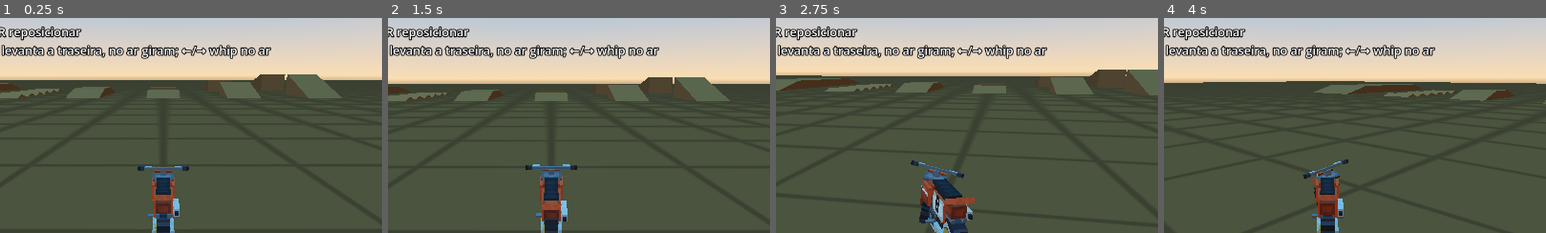
Above: before the commit, frames 1-4 (left to right).
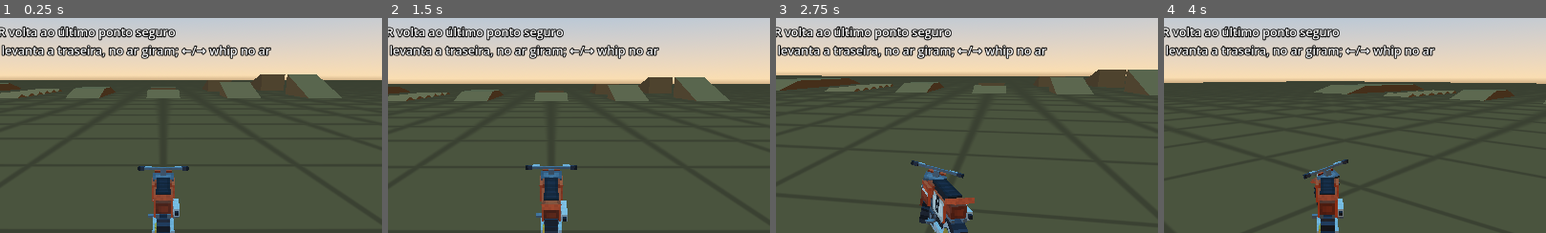
Above: after the commit, the same moments.

Repository: carvguilherme8/turinhos_circuit
Game: Godot game, scene res://scenes/tracks/playground.tscn
Two runs of this game, one before a commit and one after it. Both use one fixed random seed, a clock stepped at 60 frames per second and the inputs below.
Inputs:
- Up to frame 1 (0.25 s): no input
- Up to frame 2 (1.5 s): hold D (direita) 0.53-1.28 s; hold Space (freio_mao) 0.53-1.28 s; tap Enter at 1.25 s; hold Down (inclinar_tras) from 1.28 s (still down); tap W (acelerar) at 1.35 s
- Up to frame 3 (2.75 s): tap Space (freio_mao) at 1.55, 2.3 s; release Down (inclinar_tras) at 2.03 s; hold D (direita) from 2.03 s (still down); hold S (frear) from 2.03 s (still down)
- Up to frame 4 (4 s): release D (direita) at 2.78 s; release S (frear) at 2.78 s; hold Up (inclinar_frente) 2.78-3.53 s; tap Space (freio_mao) at 2.85 s; hold A (esquerda) from 3.53 s (still down); hold Space (freio_mao) from 3.53 s (still down)
The pictures show only the part of the screen within x 29-79%, y 18-68%; the shares and areas given below are measured in that part.

The runs differ from the first frame. In frame 1, 1.6% of the frame differs, in the area x 2-46%, y 3-11%; in frame 2, 1.6%; in frame 3, 1.6%; in frame 4, 1.6%.

Commit message:
feat: detecção de pouso, queda e reposicionamento
- Pouso avaliado pelo ângulo entre a moto e o chão onde ela tocou:
  até 15° perfeito (ganha velocidade), 15°-45° torto (perde velocidade), acima é queda
- Queda também quando a carenagem bate em algo com a moto muito tombada
- Na queda a moto fica solta por 1 s e volta ao último ponto seguro (R faz o mesmo)
- Assistente no ar: sem comando, o nariz acompanha a trajetória (air_pitch_assist)
- Aviso na tela (POUSO PERFEITO / Pouso torto / QUEDA) e tempo de ar no HUD
- ROADMAP: Marco 1 atualizado

Diff:
--- a/scenes/tracks/playground.tscn
+++ b/scenes/tracks/playground.tscn
@@ -1,9 +1,10 @@
-[gd_scene load_steps=13 format=3]
+[gd_scene load_steps=14 format=3]
 
 [ext_resource type="Script" path="res://scripts/tracks/ramp.gd" id="1_ramp"]
 [ext_resource type="PackedScene" path="res://scenes/bike/bike.tscn" id="2_bike"]
 [ext_resource type="Script" path="res://scripts/camera/chase_camera.gd" id="3_camera"]
 [ext_resource type="Script" path="res://scripts/ui/debug_hud.gd" id="4_hud"]
+[ext_resource type="Script" path="res://scripts/ui/landing_popup.gd" id="5_popup"]
 
 [sub_resource type="ProceduralSkyMaterial" id="SkyMat"]
 sky_top_color = Color(0.29, 0.56, 0.85, 1)
@@ -224,3 +225,14 @@
 theme_override_font_sizes/font_size = 20
 script = ExtResource("4_hud")
 bike = NodePath("../../Bike")
+
+[node name="LandingPopup" type="Label" parent="HUD" node_paths=PackedStringArray("bike")]
+anchor_right = 1.0
+offset_top = 180.0
+offset_bottom = 250.0
+horizontal_alignment = 1
+theme_override_colors/font_outline_color = Color(0, 0, 0, 1)
+theme_override_constants/outline_size = 10
+theme_override_font_sizes/font_size = 44
+script = ExtResource("5_popup")
+bike = NodePath("../../Bike")
--- a/scripts/bike/bike.gd
+++ b/scripts/bike/bike.gd
@@ -3,6 +3,20 @@
 ## Moto arcade: suspensão por raycast em cada roda, motor/freio/direção, torque de equilíbrio
 ## e peso do piloto (wheelie, levantar a traseira, giro e whip no ar).
 ## A frente da moto é -Z (padrão do Godot).
+
+## Emitido ao pousar de um salto (não emitido em queda).
+signal landed(quality: Landing, angle: float)
+## Emitido quando a moto cai; ela volta para a pista após stats.respawn_delay.
+signal crashed
+signal respawned
+
+enum Landing { PERFECT, ROUGH }
+
+## Pontos seguros guardados para reposicionar (mais antigos são descartados).
+const SAFE_POINT_INTERVAL := 0.5
+const SAFE_POINT_COUNT := 12
+## Na queda, volta para um ponto seguro de pelo menos este tempo antes.
+const SAFE_POINT_MIN_AGE := 1.0
 
 @export var stats: BikeStats
 
@@ -29,6 +43,15 @@
 var drift_amount: float = 0.0
 ## Ângulo (graus) entre para onde a moto aponta e para onde ela está indo.
 var drift_angle: float = 0.0
+## Tempo no ar do salto atual (0 no chão).
+var air_time: float = 0.0
+var is_crashed: bool = false
+
+var _crash_timer: float = 0.0
+var _clock: float = 0.0
+var _next_safe_point_time: float = 0.0
+## Cada item: {"time": float, "position": Vector3, "heading": Vector3}
+var _safe_points: Array[Dictionary] = []
 
 var _steer: float = 0.0
 var _throttle: float = 0.0
@@ -60,6 +83,9 @@
 	gravity_scale = stats.gravity_scale
 	center_of_mass_mode = RigidBody3D.CENTER_OF_MASS_MODE_CUSTOM
 	center_of_mass = stats.center_of_mass
+	# Necessário para saber quando a carenagem bate em algo (detecção de queda).
+	contact_monitor = true
+	max_contacts_reported = 4
 	var ray_length := stats.suspension_rest_length + stats.wheel_radius
 	_front_ray.target_position = Vector3(0.0, -ray_length, 0.0)
 	_rear_ray.target_position = Vector3(0.0, -ray_length, 0.0)
@@ -78,21 +104,49 @@
 	return front_grounded or rear_grounded
 
 
-func reset_to_spawn() -> void:
-	global_transform = _spawn_transform
+## Volta para o último ponto seguro (ou para o início, se não houver nenhum).
+## min_age > 0 ignora pontos guardados há menos que isso (usado na queda).
+func respawn(min_age: float = 0.0) -> void:
+	var target := _spawn_transform
+	for i in range(_safe_points.size() - 1, -1, -1):
+		var point: Dictionary = _safe_points[i]
+		if _clock - float(point["time"]) >= min_age:
+			var heading: Vector3 = point["heading"]
+			var basis := Basis.looking_at(heading, Vector3.UP)
+			target = Transform3D(basis, point["position"] + Vector3.UP * 0.3)
+			break
+	global_transform = target
 	linear_velocity = Vector3.ZERO
 	angular_velocity = Vector3.ZERO
 	_steer = 0.0
+	drift_amount = 0.0
+	air_time = 0.0
+	is_crashed = false
+	respawned.emit()
 
 
 func _physics_process(delta: float) -> void:
-	if Input.is_action_just_pressed("resetar_moto"):
-		reset_to_spawn()
-		return
-
+	_clock += delta
 	front_grounded = _apply_suspension(_front_ray, true)
 	rear_grounded = _apply_suspension(_rear_ray, false)
 	_ground_normal = _average_ground_normal()
+
+	if is_crashed:
+		# Queda: sem controle nem equilíbrio, a física derruba a moto de verdade.
+		_crash_timer -= delta
+		_update_visuals(delta)
+		if _crash_timer <= 0.0:
+			respawn(SAFE_POINT_MIN_AGE)
+		return
+
+	if Input.is_action_just_pressed("resetar_moto"):
+		respawn()
+		return
+
+	_track_air_and_landing(delta)
+	if is_crashed:
+		return
+	_record_safe_point()
 
 	var throttle := Input.get_action_strength("acelerar")
 	var brake := Input.get_action_strength("frear")
@@ -115,6 +169,66 @@
 		_apply_grip(forward, delta)
 	_steer_and_balance(forward, delta)
 	_update_visuals(delta)
+
+
+## Conta o tempo no ar, avalia o pouso e detecta queda pela carenagem.
+func _track_air_and_landing(delta: float) -> void:
+	if not is_grounded():
+		air_time += delta
+	elif air_time > 0.0:
+		if air_time >= stats.min_air_time:
+			_evaluate_landing()
+		air_time = 0.0
+
+	if not is_crashed and get_contact_count() > 0:
+		var tilt := rad_to_deg(global_basis.y.angle_to(Vector3.UP))
+		if tilt > stats.crash_tilt_angle:
+			_crash()
+
+
+## Compara o "para cima" da moto com a normal do chão onde ela tocou:
+## pousar inclinado junto com a rampa de descida conta como alinhado.
+func _evaluate_landing() -> void:
+	var angle := rad_to_deg(global_basis.y.angle_to(_ground_normal))
+	if angle > stats.crash_landing_angle or global_basis.y.dot(Vector3.UP) < 0.0:
+		_crash()
+		return
+
+	if angle <= stats.good_landing_angle:
+		var forward := _flat_on_ground(-global_basis.z)
+		var speed := linear_velocity.dot(forward)
+		var boost := minf(stats.perfect_landing_boost, maxf(stats.max_speed * 1.1 - speed, 0.0))
+		linear_velocity += forward * boost
+		landed.emit(Landing.PERFECT, angle)
+	else:
+		var t := inverse_lerp(stats.good_landing_angle, stats.crash_landing_angle, angle)
+		linear_velocity *= lerpf(stats.rough_landing_keep_best, stats.rough_landing_keep_worst, t)
+		landed.emit(Landing.ROUGH, angle)
+
+
+func _crash() -> void:
+	is_crashed = true
+	_crash_timer = stats.respawn_delay
+	drift_amount = 0.0
+	crashed.emit()
+
+
+## Guarda de tempos em tempos onde a moto estava bem (nas duas rodas, em pé, em chão quase plano).
+func _record_safe_point() -> void:
+	if _clock < _next_safe_point_time:
+		return
+	if not (front_grounded and rear_grounded) or _ground_normal.y < 0.95:
+		return
+	if global_basis.y.angle_to(_ground_normal) > deg_to_rad(10.0):
+		return
+	var heading := -global_basis.z
+	heading.y = 0.0
+	if heading.length_squared() < 0.01:
+		return
+	_next_safe_point_time = _clock + SAFE_POINT_INTERVAL
+	_safe_points.append({"time": _clock, "position": global_position, "heading": heading.normalized()})
+	if _safe_points.size() > SAFE_POINT_COUNT:
+		_safe_points.pop_front()
 
 
 ## Mola + amortecedor numa roda. Retorna true se a roda está tocando o chão.
@@ -261,10 +375,16 @@
 ## Sem comando, a moto mantém o giro que trouxe da rampa e alinha a frente com o salto.
 func _rider_weight_air(av: Vector3, delta: float) -> Vector3:
 	var pitch_axis := global_basis.x
+	var rate := av.dot(pitch_axis)
 	if absf(_rider_pitch) > 0.05:
-		var rate := av.dot(pitch_axis)
 		var target_rate := _rider_pitch * stats.air_pitch_rate
 		av += pitch_axis * (target_rate - rate) * clampf(stats.air_pitch_response * delta, 0.0, 1.0)
+	elif stats.air_pitch_assist > 0.0 and linear_velocity.length() > 3.0:
+		# Assistente: o nariz segue a trajetória, como um dardo.
+		var velocity := linear_velocity - pitch_axis * linear_velocity.dot(pitch_axis)
+		var error := (-global_basis.z).signed_angle_to(velocity, pitch_axis)
+		var target_rate := error * stats.air_pitch_assist
+		av += pitch_axis * (target_rate - rate) * clampf(2.0 * delta, 0.0, 1.0)
 
 	var velocity_flat := Vector3(linear_velocity.x, 0.0, linear_velocity.z)
 	var forward_flat := Vector3(-global_basis.z.x, 0.0, -global_basis.z.z)
--- a/scripts/bike/bike_stats.gd
+++ b/scripts/bike/bike_stats.gd
@@ -63,10 +63,30 @@
 @export_range(0.5, 10.0, 0.1, "suffix:rad/s") var air_pitch_rate: float = 3.5
 ## Rapidez com que o giro no ar responde ao comando.
 @export_range(0.5, 20.0, 0.5) var air_pitch_response: float = 5.0
+## Assistente: no ar, sem comando, o nariz acompanha a trajetória (0 = desligado).
+@export_range(0.0, 10.0, 0.1) var air_pitch_assist: float = 1.0
 ## Whip: quanto a moto deita de lado no ar.
 @export_range(0.0, 80.0, 1.0, "suffix:°") var whip_roll_angle: float = 55.0
 ## Whip: quanto a traseira é jogada para o lado no ar.
 @export_range(0.0, 60.0, 1.0, "suffix:°") var whip_yaw_angle: float = 30.0
+
+@export_group("Pouso")
+## Tempo mínimo no ar para o pouso ser avaliado (ignora pulinhos nas costelas).
+@export_range(0.0, 2.0, 0.05, "suffix:s") var min_air_time: float = 0.25
+## Até este ângulo entre a moto e o chão, o pouso é perfeito.
+@export_range(0.0, 45.0, 1.0, "suffix:°") var good_landing_angle: float = 15.0
+## Acima deste ângulo, é queda.
+@export_range(10.0, 90.0, 1.0, "suffix:°") var crash_landing_angle: float = 45.0
+## Velocidade extra num pouso perfeito.
+@export_range(0.0, 10.0, 0.1, "suffix:m/s") var perfect_landing_boost: float = 1.5
+## Fração da velocidade que sobra num pouso torto, logo acima do ângulo bom...
+@export_range(0.0, 1.0, 0.05) var rough_landing_keep_best: float = 0.85
+## ...e logo abaixo do ângulo de queda.
+@export_range(0.0, 1.0, 0.05) var rough_landing_keep_worst: float = 0.4
+## A carenagem encostando em algo com a moto mais tombada que isso é queda.
+@export_range(10.0, 90.0, 1.0, "suffix:°") var crash_tilt_angle: float = 60.0
+## Tempo caído antes de voltar para a pista.
+@export_range(0.1, 5.0, 0.1, "suffix:s") var respawn_delay: float = 1.0
 
 @export_group("Suspensão")
 @export_range(0.1, 1.5, 0.01, "suffix:m") var suspension_rest_length: float = 0.45
--- a/scripts/ui/debug_hud.gd
+++ b/scripts/ui/debug_hud.gd
@@ -7,10 +7,12 @@
 func _process(_delta: float) -> void:
 	if bike == null:
 		return
-	var state := "chão" if bike.is_grounded() else "AR"
-	if bike.drift_amount > 0.3:
+	var state := "chão" if bike.is_grounded() else "AR %.1fs" % bike.air_time
+	if bike.is_crashed:
+		state = "CAÍDA"
+	elif bike.drift_amount > 0.3:
 		state = "DERRAPANDO"
-	text = "Velocidade: %d km/h\nEstado: %s  (dianteira %s / traseira %s)\nÂngulo de derrapagem: %d°\n\nWASD pilotar, Espaço freio de mão, R reposicionar\nSetas = peso do piloto: ↓ empina, ↑ levanta a traseira, no ar giram; ←/→ whip no ar" % [
+	text = "Velocidade: %d km/h\nEstado: %s  (dianteira %s / traseira %s)\nÂngulo de derrapagem: %d°\n\nWASD pilotar, Espaço freio de mão, R volta ao último ponto seguro\nSetas = peso do piloto: ↓ empina, ↑ levanta a traseira, no ar giram; ←/→ whip no ar" % [
 		roundi(bike.forward_speed * 3.6),
 		state,
 		"ok" if bike.front_grounded else "-",
--- /dev/null
+++ b/scripts/ui/landing_popup.gd
@@ -0,0 +1,40 @@
+extends Label
+## Mostra no centro da tela o resultado de cada pouso e as quedas.
+
+const SHOW_TIME := 1.2
+
+@export var bike: Bike
+
+var _timer: float = 0.0
+
+
+func _ready() -> void:
+	modulate.a = 0.0
+	if bike:
+		bike.landed.connect(_on_landed)
+		bike.crashed.connect(_on_crashed)
+
+
+func _process(delta: float) -> void:
+	if _timer > 0.0:
+		_timer -= delta
+		# Some aos poucos no último terço do tempo.
+		modulate.a = clampf(_timer / (SHOW_TIME / 3.0), 0.0, 1.0)
+
+
+func _on_landed(quality: Bike.Landing, angle: float) -> void:
+	if quality == Bike.Landing.PERFECT:
+		_show("POUSO PERFEITO!", Color("7dff7a"))
+	else:
+		_show("Pouso torto (%d°)" % roundi(angle), Color("ffd24a"))
+
+
+func _on_crashed() -> void:
+	_show("QUEDA!", Color("ff5a4a"))
+
+
+func _show(message: String, color: Color) -> void:
+	text = message
+	add_theme_color_override("font_color", color)
+	_timer = SHOW_TIME
+	modulate.a = 1.0
Not shown, added: scripts/ui/landing_popup.gd.uid
Not shown, changed: docs/ROADMAP.md
